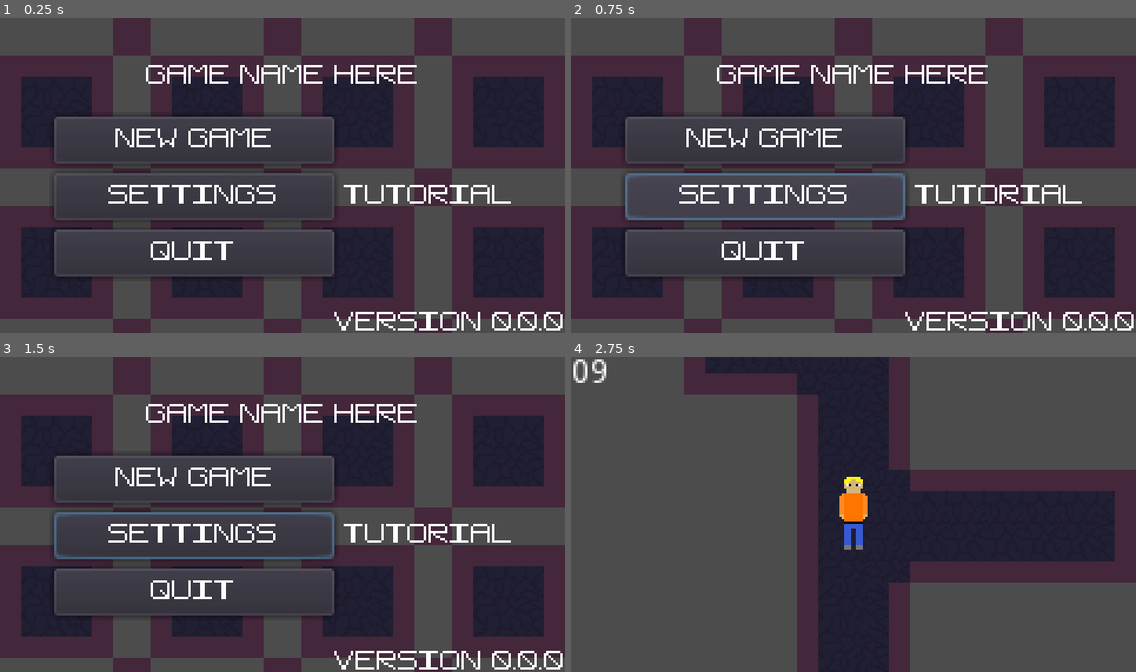
Above: before the commit, frames 1-4 (two rows, left to right).
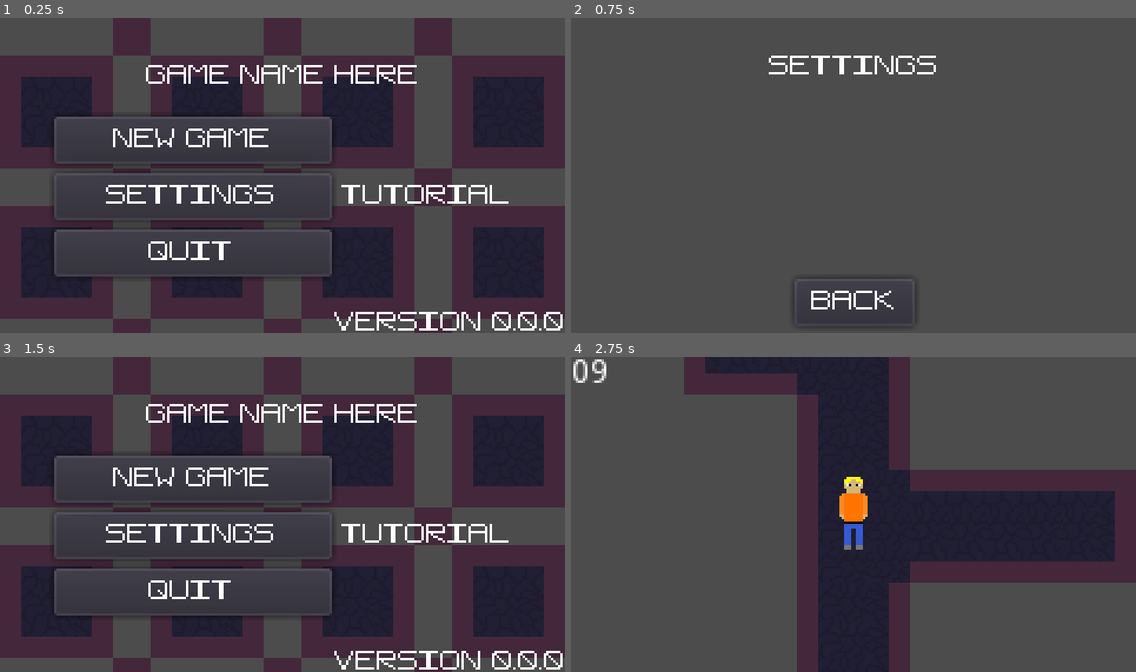
Above: after the commit, the same moments.

Repository: CMDR-Piboy314/Ludum-Dare-51
Game: Godot game, scene res://scn/UI/TitleScreen.tscn
Same seed, same stepped clock (60 frames per second), same inputs: the game is played once before the commit and once after it. This scene is started directly instead of the project's main scene.
Inputs (mouse positions are in pixels of both pictures, inside the frame that each line leads up to):
- Up to frame 1 (0.25 s): no input
- Up to frame 2 (0.75 s): click "Settings" at 0.5 s
- Up to frame 3 (1.5 s): click (282, 640) at 1.25 s, where only the run after the commit has a clickable "Back"
- Up to frame 4 (2.75 s): click "New Game" at 2 s

The runs differ from the first frame. In frame 1, 2.2% of the frame differs, in the area x 18-91%, y 31-83%; in frame 2, 52%, in the area x 0-100%, y 0-100%; in frame 3, 3.0%; in frame 4, nothing differs.

Commit message:
Added settings menu (empty)

Diff:
--- a/scn/UI/Buttons.gd
+++ b/scn/UI/Buttons.gd
@@ -4,8 +4,7 @@
 	get_tree().change_scene("res://scn/lvl/Level01.tscn")
 
 func _on_SettingsBtn_pressed():
-	get_tree().change_scene("res://sceneName.tscn")
-
+	get_tree().change_scene("res://scn/UI/Settings.tscn")
 
 func _on_QuitBtn_pressed():
 	get_tree().quit()
--- /dev/null
+++ b/scn/UI/Buttons/BackBtn.gd
@@ -0,0 +1,4 @@
+extends Button
+
+func _on_BackBtn_pressed():
+	get_tree().change_scene("res://scn/UI/TitleScreen.tscn")
--- /dev/null
+++ b/scn/UI/Buttons/BackBtn.tscn
@@ -0,0 +1,8 @@
+[gd_scene load_steps=2 format=2]
+
+[ext_resource path="res://scn/UI/Buttons/MenuButton.tscn" type="PackedScene" id=1]
+
+[node name="BackBtn" instance=ExtResource( 1 )]
+
+[node name="Label" parent="." index="0"]
+text = "Back"
--- /dev/null
+++ b/scn/UI/Settings.tscn
@@ -0,0 +1,75 @@
+[gd_scene load_steps=5 format=2]
+
+[ext_resource path="res://scn/UI/Buttons/BackBtn.tscn" type="PackedScene" id=1]
+[ext_resource path="res://scn/UI/Buttons/BackBtn.gd" type="Script" id=2]
+[ext_resource path="res://res/fnt/ludum/ludum.ttf" type="DynamicFontData" id=5]
+
+[sub_resource type="DynamicFont" id=1]
+size = 8
+font_data = ExtResource( 5 )
+
+[node name="Settings" type="Control"]
+anchor_right = 1.0
+anchor_bottom = 1.0
+
+[node name="Background" type="TextureRect" parent="."]
+anchor_right = 1.0
+anchor_bottom = 1.0
+
+[node name="BackBtn" parent="." instance=ExtResource( 1 )]
+anchor_left = 0.5
+anchor_top = 1.0
+anchor_right = 0.5
+anchor_bottom = 1.0
+margin_left = -25.0
+margin_top = -23.0
+margin_right = 26.0
+margin_bottom = -3.0
+script = ExtResource( 2 )
+
+[node name="Menu" type="VBoxContainer" parent="."]
+anchor_left = 0.5
+anchor_top = 0.5
+anchor_right = 0.5
+anchor_bottom = 0.5
+margin_left = -97.0
+margin_top = -51.0
+margin_right = 97.0
+margin_bottom = 43.0
+
+[node name="Title" type="Label" parent="Menu"]
+margin_left = 61.0
+margin_right = 133.0
+margin_bottom = 9.0
+size_flags_horizontal = 4
+custom_fonts/font = SubResource( 1 )
+text = "Settings"
+align = 1
+valign = 1
+uppercase = true
+__meta__ = {
+"_editor_description_": "This will be replaced by the logo"
+}
+
+[node name="CenterRow" type="HBoxContainer" parent="Menu"]
+margin_top = 13.0
+margin_right = 194.0
+margin_bottom = 94.0
+size_flags_vertical = 3
+
+[node name="Buttons" type="VBoxContainer" parent="Menu/CenterRow"]
+margin_right = 95.0
+margin_bottom = 81.0
+size_flags_horizontal = 3
+size_flags_vertical = 3
+alignment = 1
+
+[node name="Buttons2" type="VBoxContainer" parent="Menu/CenterRow"]
+margin_left = 99.0
+margin_right = 194.0
+margin_bottom = 81.0
+size_flags_horizontal = 3
+size_flags_vertical = 3
+alignment = 1
+
+[connection signal="pressed" from="BackBtn" to="BackBtn" method="_on_BackBtn_pressed"]
--- a/scn/UI/TitleScreen.tscn
+++ b/scn/UI/TitleScreen.tscn
@@ -26,13 +26,13 @@
 anchor_top = 0.5
 anchor_right = 0.5
 anchor_bottom = 0.5
-margin_left = -97.5
+margin_left = -97.0
 margin_top = -51.5
 margin_right = 97.5
 margin_bottom = 51.5
 
 [node name="Logo" type="TextureRect" parent="Menu"]
-margin_right = 195.0
+margin_right = 194.0
 stretch_mode = 4
 
 [node name="Temp" type="Label" parent="Menu"]
@@ -52,12 +52,12 @@
 
 [node name="CenterRow" type="HBoxContainer" parent="Menu"]
 margin_top = 17.0
-margin_right = 195.0
+margin_right = 194.0
 margin_bottom = 103.0
 size_flags_vertical = 3
 
 [node name="Buttons" type="VBoxContainer" parent="Menu/CenterRow"]
-margin_right = 119.0
+margin_right = 118.0
 margin_bottom = 86.0
 size_flags_horizontal = 3
 size_flags_vertical = 3
@@ -66,22 +66,22 @@
 
 [node name="NewGameBtn" parent="Menu/CenterRow/Buttons" instance=ExtResource( 2 )]
 margin_top = 9.0
-margin_right = 119.0
+margin_right = 118.0
 margin_bottom = 29.0
 
 [node name="SettingsBtn" parent="Menu/CenterRow/Buttons" instance=ExtResource( 3 )]
 margin_top = 33.0
-margin_right = 119.0
+margin_right = 118.0
 margin_bottom = 53.0
 
 [node name="QuitBtn" parent="Menu/CenterRow/Buttons" instance=ExtResource( 1 )]
 margin_top = 57.0
-margin_right = 119.0
+margin_right = 118.0
 margin_bottom = 77.0
 
 [node name="CenterContainer" type="CenterContainer" parent="Menu/CenterRow"]
-margin_left = 123.0
-margin_right = 195.0
+margin_left = 122.0
+margin_right = 194.0
 margin_bottom = 86.0
 size_flags_horizontal = 3
 size_flags_vertical = 3
